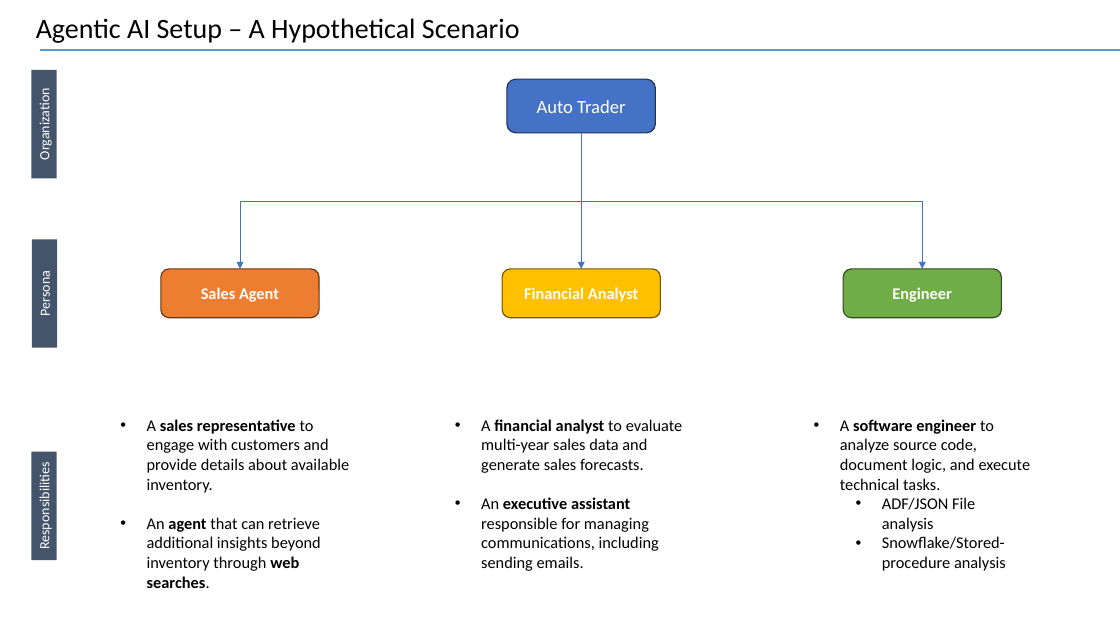
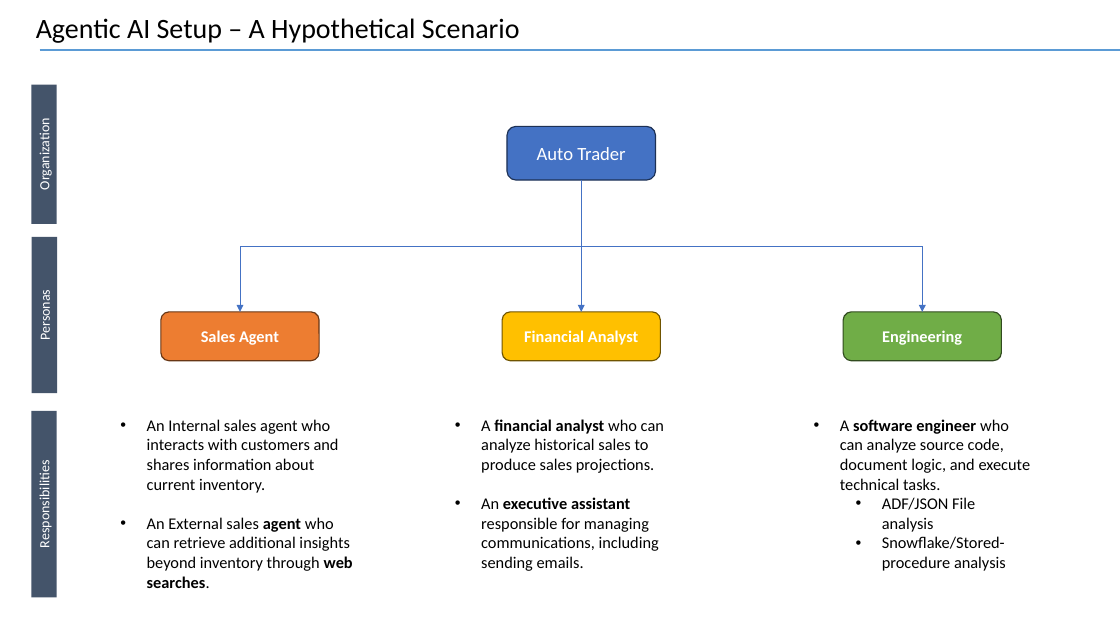
Before and after one commit to vsesha/AgenticAiAutoTrader, a slide deck: slide 4 of Presentation/AgenticAI_Presentation.pptx. Drawn at 1120x630 pixels with LibreOffice and Linux fonts; fonts in the diff are those of the drawing. Boxes give left, top, right and bottom in pixels: in the first picture for what was removed or moved away, otherwise in the second. Text is boxed around its words. In the diff, an @@ line names an element or a change of style, - is before the commit and + after.

Commit message:
additional changes with fixes

```diff
--- a/Presentation/AgenticAI_Presentation.pptx
+++ b/Presentation/AgenticAI_Presentation.pptx
@@ rectangle "Organization" resized from (x1=32, y1=70, x2=57, y2=179) to (x1=32, y1=84, x2=57, y2=223) @@
@@ elbow arrow moved from (581, 133) - (240, 269) to (581, 180) - (240, 312) @@
@@ elbow arrow moved from (581, 133) - (923, 269) to (581, 180) - (923, 312) @@
@@ elbow arrow moved from (581, 133) - (581, 269) to (581, 180) - (581, 312) @@
@@ rectangle "Personas" resized from (x1=32, y1=239, x2=57, y2=347) to (x1=32, y1=237, x2=57, y2=393) @@
@@ text in rectangle at (x1=37, y1=295, x2=54, y2=339): text changed @@
-Persona
+Personas
@@ 4 rounded rectangles moved together from (x1=160, y1=79, x2=1002, y2=318) to (x1=160, y1=126, x2=1002, y2=360) @@
@@ text in rounded rectangle at (x1=882, y1=330, x2=962, y2=345): text changed @@
-Engineer
+Engineering
@@ rectangle "Responsibilities" resized from (x1=32, y1=452, x2=57, y2=560) to (x1=31, y1=411, x2=56, y2=597) @@
@@ text at (x1=147, y1=419, x2=353, y2=588): text changed @@
-• A sales representative to engage with customers and provide details about available inventory.
-• An agent that can retrieve additional insights beyond inventory through web searches.
+• An Internal sales agent who interacts with customers and shares information about current inventory.
+• An External sales agent who can retrieve additional insights beyond inventory through web searches.
@@ text at (x1=481, y1=419, x2=664, y2=473): text changed @@
-• A financial analyst to evaluate multi-year sales data and generate sales forecasts.
+• A financial analyst who can analyze historical sales to produce sales projections.
@@ text at (x1=840, y1=419, x2=1031, y2=490): text changed @@
-• A software engineer to analyze source code, document logic, and execute technical tasks.
+• A software engineer who can analyze source code, document logic, and execute technical tasks.
```
Also in this commit, not shown: 1 other slide changed, 1 slide added, 1 slide removed, 6 other files.
